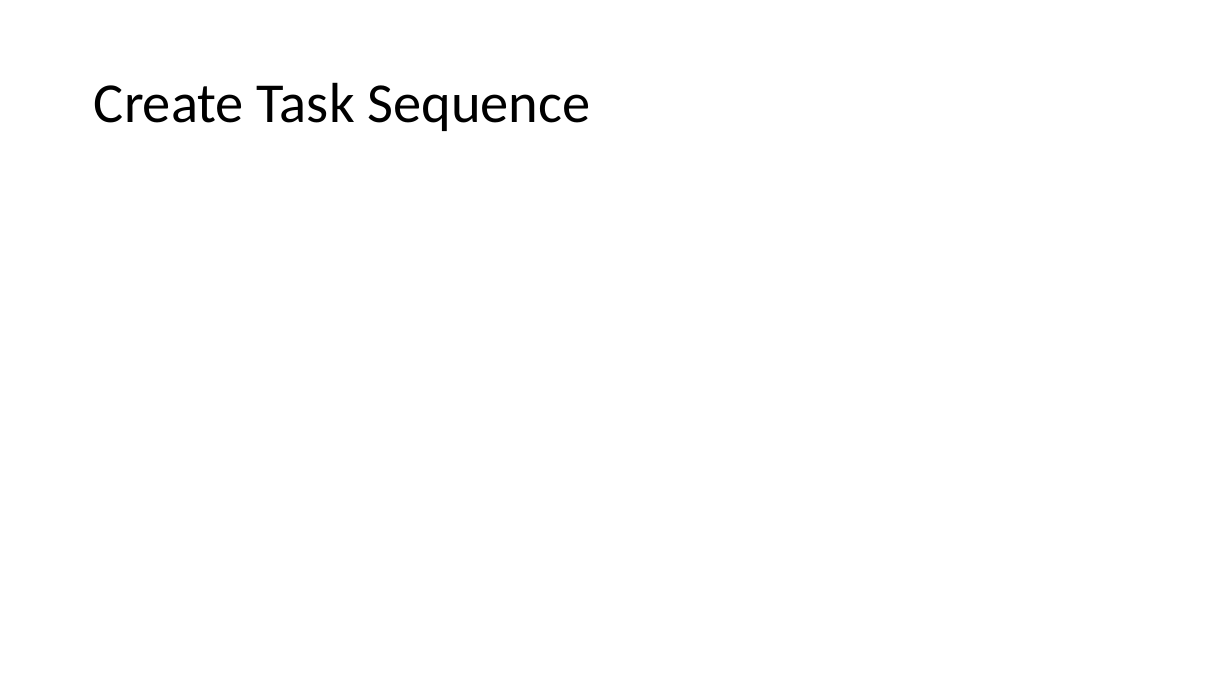
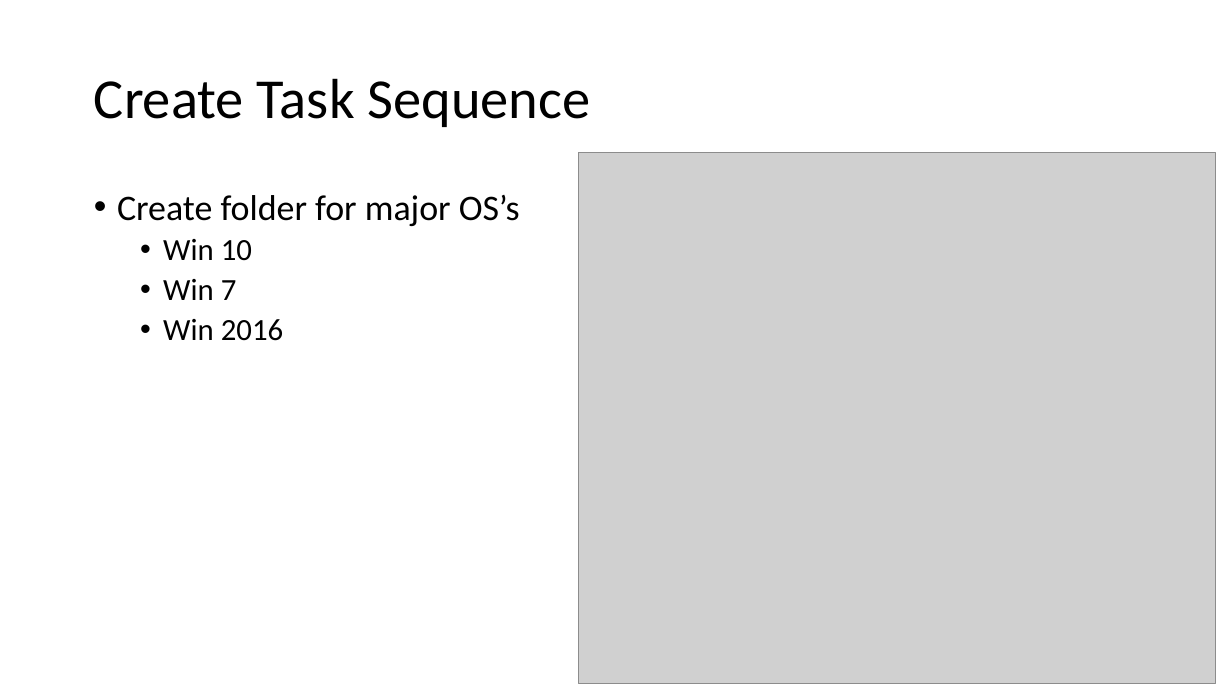
Before and after one commit to fydexx/HECC-2018, a slide deck: slide 8 of Part_02/Section01.pptx (slide 5 before the commit). Drawn at 1232x693 pixels with LibreOffice and Linux fonts; fonts in the diff are those of the drawing; grey boxes stand for pictures. Boxes give left, top, right and bottom in pixels: in the first picture for what was removed or moved away, otherwise in the second. Text is boxed around its words. In the diff, an @@ line names an element or a change of style, - is before the commit and + after.

```diff
--- a/Part_02/Section01.pptx
+++ b/Part_02/Section01.pptx
@@ title "Create Task Sequence" moved from (x1=94, y1=82, x2=590, y2=131) to (x1=94, y1=78, x2=590, y2=127) @@
@@ picture added at (x1=579, y1=152, x2=1215, y2=683) @@
@@ text added at (x1=117, y1=195, x2=520, y2=341), 28 pt, text #000000 @@
+• Create folder for major OS’s
+  • Win 10
+  • Win 7
+  • Win 2016
```
Also in this commit, not shown: 1 other slide changed, 3 slides added.
